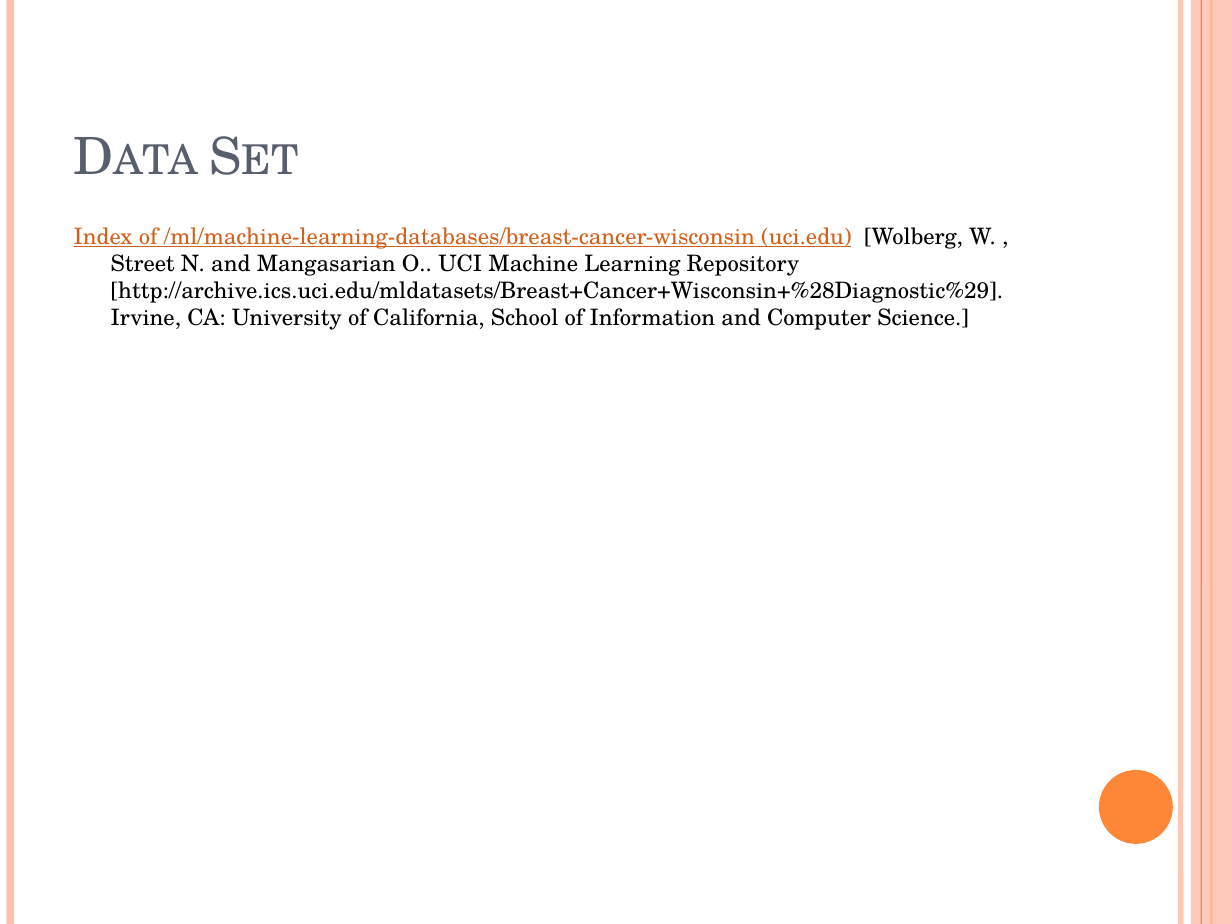
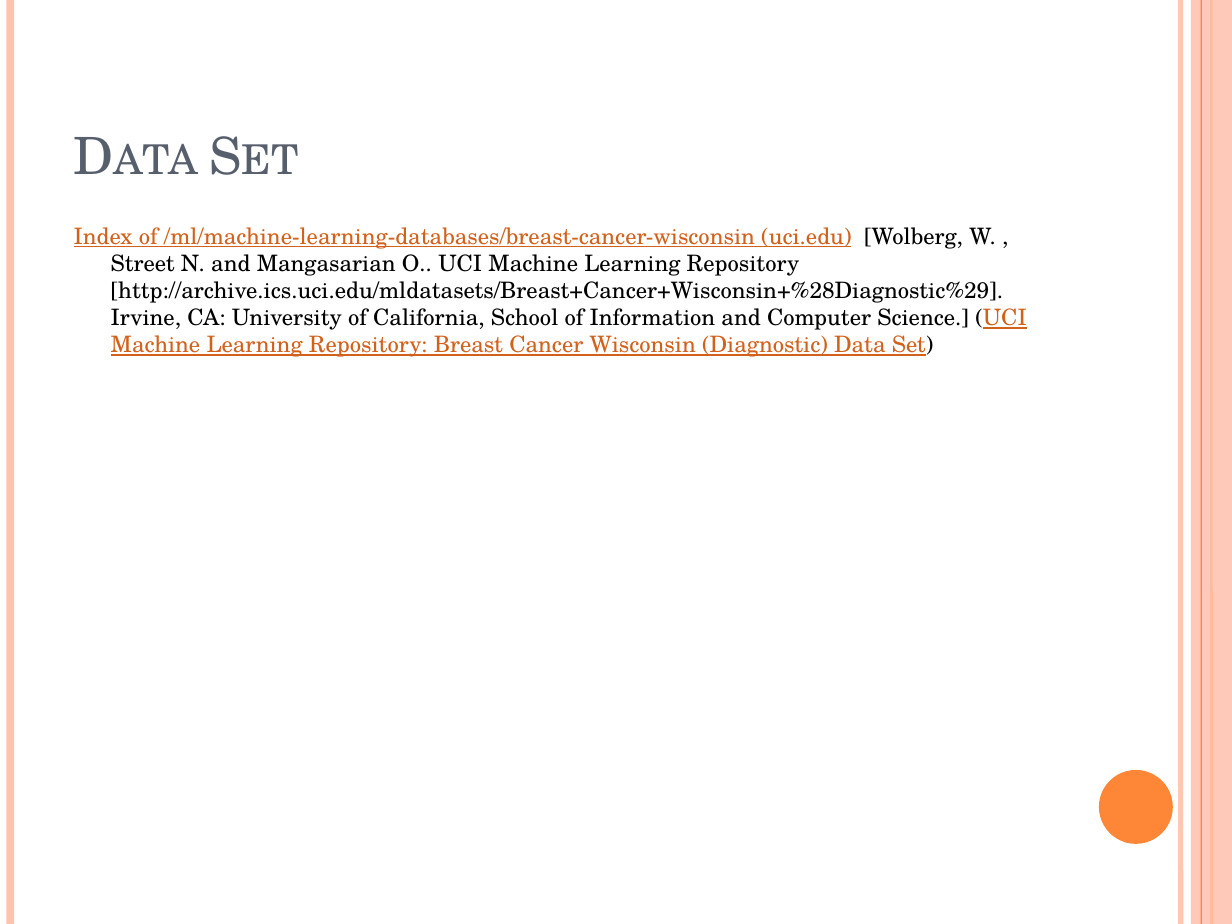
Before and after one commit to Vasilisdi/Data-Analyst-NTUA-Course---Vasileios-Dimitriou, a slide deck: slide 3 of Vasileios Dimitriou.pptx. Drawn at 1232x924 pixels with LibreOffice and Linux fonts; fonts in the diff are those of the drawing. Boxes give left, top, right and bottom in pixels: in the first picture for what was removed or moved away, otherwise in the second. Text is boxed around its words. In the diff, an @@ line names an element or a change of style, - is before the commit and + after.

```diff
--- a/Vasileios Dimitriou.pptx
+++ b/Vasileios Dimitriou.pptx
@@ text at <box>74,227,1026,357</box>: text changed @@
-Index of /ml/machine-learning-databases/breast-cancer-wisconsin (uci.edu) [Wolberg, W. , Street N. and Mangasarian O.. UCI Machine Learning Repository [http://archive.ics.uci.edu/mldatasets/Breast+Cancer+Wisconsin+%28Diagnostic%29]. Irvine, CA: University of California, School of Information and Computer Science.]
+Index of /ml/machine-learning-databases/breast-cancer-wisconsin (uci.edu) [Wolberg, W. , Street N. and Mangasarian O.. UCI Machine Learning Repository [http://archive.ics.uci.edu/mldatasets/Breast+Cancer+Wisconsin+%28Diagnostic%29]. Irvine, CA: University of California, School of Information and Computer Science.] (UCI Machine Learning Repository: Breast Cancer Wisconsin (Diagnostic) Data Set)
```
Also in this commit, not shown: 2 other files.
